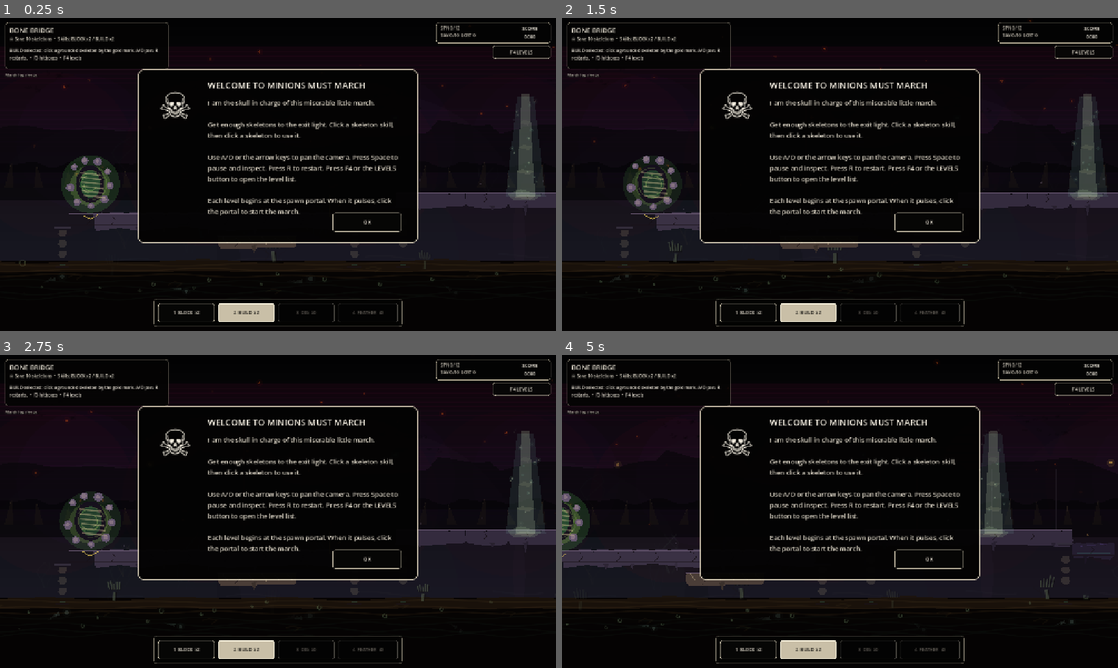
Above: before the commit, frames 1-4 (two rows, left to right).
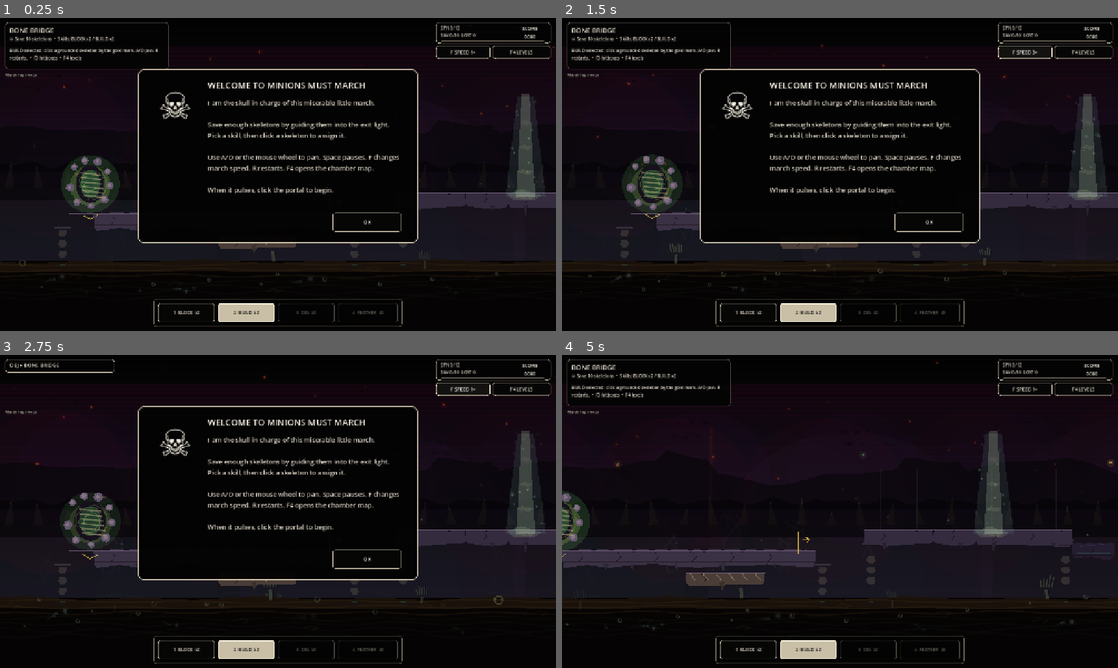
Above: after the commit, the same moments.

Repository: pwshfan1980h/minions-must-march
Game: Godot game, scene res://scenes/GameRoot.tscn
The game is run twice, just before and just after one commit, with the same random seed, the same clock (stepped at 60 frames per second) and the same inputs.
Inputs (mouse positions are in pixels of both pictures, inside the frame that each line leads up to):
- Up to frame 1 (0.25 s): no input
- Up to frame 2 (1.5 s): click (1023, 52) at 0.5 s, where only the run after the commit has a clickable "F SPEED 1×"; click (1023, 52) at 1.25 s, where only the run after the commit has a clickable "F SPEED 2×"
- Up to frame 3 (2.75 s): click (461, 389) at 2 s, where only the run after the commit has a clickable "F SPEED 3×"
- Up to frame 4 (5 s): click "OK" at 2.75 s; click "F4 LEVELS" at 3.5 s; tap Enter at 4.25 s; move the mouse to (650, 520) at 4.27 s; hold D from 4.28 s (still down); tap F at 4.35 s; click (650, 520) at 4.42 s; tap Space at 4.52, 4.82 s; tap R at 4.55 s

The runs differ from the first frame. In frame 1, 2.4% of the frame differs, in the area x 37-99%, y 7-64%; in frame 2, 3.0%; in frame 3, 3.7%; in frame 4, 11%, in the area x 24-99%, y 7-72%.

Commit message:
Expand campaign and polish gameplay

Diff:
--- a/scenes/ui/GameUI.tscn
+++ b/scenes/ui/GameUI.tscn
@@ -61,6 +61,23 @@
 offset_bottom = 40.0
 horizontal_alignment = 1
 text = "SCORE\n0000"
+
+[node name="RescueProgress" type="ProgressBar" parent="StatsPanel"]
+offset_left = 10.0
+offset_top = 42.0
+offset_right = 252.0
+offset_bottom = 50.0
+mouse_filter = 1
+show_percentage = false
+
+[node name="SpeedButton" type="Button" parent="."]
+offset_left = 1004.0
+offset_top = 64.0
+offset_right = 1128.0
+offset_bottom = 94.0
+focus_mode = 0
+tooltip_text = "March speed: 1× (F cycles)"
+text = "F SPEED 1×"
 
 [node name="LevelListToggleButton" type="Button" parent="."]
 offset_left = 1134.0
@@ -175,7 +192,7 @@
 offset_right = 606.0
 offset_bottom = 300.0
 autowrap_mode = 3
-text = "I am the skull in charge of this miserable little march.\n\nGet enough skeletons to the exit light. Click a skeleton skill, then click a skeleton to use it.\n\nUse A/D or the arrow keys to pan the camera. Press Space to pause and inspect. Press R to restart. Press F4 or the LEVELS button to open the level list.\n\nEach level begins at the spawn portal. When it pulses, click the portal to start the march."
+text = "I am the skull in charge of this miserable little march.\n\nSave enough skeletons by guiding them into the exit light. Pick a skill, then click a skeleton to assign it.\n\nUse A/D or the mouse wheel to pan. Space pauses. F changes march speed. R restarts. F4 opens the chamber map.\n\nWhen it pulses, click the portal to begin."
 
 [node name="TutorialOkButton" type="Button" parent="TutorialPopup"]
 offset_left = 448.0
--- a/scripts/core/game_root.gd
+++ b/scripts/core/game_root.gd
@@ -3,6 +3,7 @@
 const WORLD_WIDTH := 2400.0
 const VIEWPORT_WIDTH := 1280.0
 const CAMERA_PAN_SPEED := 520.0
+const CAMERA_WHEEL_STEP := 220.0
 
 @onready var level_controller: Node = $LevelController
 @onready var game_ui: CanvasLayer = $GameUI
@@ -24,6 +25,7 @@
 	game_ui.restart_requested.connect(level_controller.restart_level)
 	game_ui.level_selected.connect(level_controller.select_level)
 	game_ui.pause_toggled.connect(_toggle_pause_inspect)
+	game_ui.speed_requested.connect(_set_march_speed)
 	game_ui.job_selected.connect(_on_job_selected)
 	game_ui.update_stats(level_controller.get_stats())
 	_maybe_capture_screenshot()
@@ -37,17 +39,29 @@
 
 func _unhandled_input(event: InputEvent) -> void:
 	if event is InputEventKey and event.pressed and not event.echo:
-		if event.keycode == KEY_R:
-			level_controller.restart_level()
-		elif event.keycode == KEY_F3 and level_controller.has_method("toggle_debug_click_areas"):
+		if event.keycode == KEY_F3 and level_controller.has_method("toggle_debug_click_areas"):
 			var enabled: bool = level_controller.toggle_debug_click_areas()
 			print("Click-area debug: %s" % ("ON" if enabled else "OFF"))
-		elif event.keycode == KEY_SPACE:
-			_toggle_pause_inspect()
+	elif event is InputEventMouseButton and event.pressed:
+		if event.button_index == MOUSE_BUTTON_WHEEL_LEFT or event.button_index == MOUSE_BUTTON_WHEEL_UP:
+			_pan_camera(-CAMERA_WHEEL_STEP)
+		elif event.button_index == MOUSE_BUTTON_WHEEL_RIGHT or event.button_index == MOUSE_BUTTON_WHEEL_DOWN:
+			_pan_camera(CAMERA_WHEEL_STEP)
 
 func _toggle_pause_inspect() -> void:
 	get_tree().paused = not get_tree().paused
 	game_ui.set_pause_inspect(get_tree().paused)
+
+func _set_march_speed(multiplier: float) -> void:
+	Engine.time_scale = clampf(multiplier, 1.0, 3.0)
+
+func _exit_tree() -> void:
+	Engine.time_scale = 1.0
+
+func _pan_camera(amount: float) -> void:
+	var min_x := VIEWPORT_WIDTH / 2.0
+	var max_x := WORLD_WIDTH - VIEWPORT_WIDTH / 2.0
+	camera.position.x = clampf(camera.position.x + amount, min_x, max_x)
 
 func _update_camera_pan(delta: float) -> void:
 	var pan := 0.0
@@ -70,6 +84,9 @@
 	if delay <= 0.0:
 		delay = 1.5
 	await get_tree().create_timer(delay).timeout
+	# Capture only after the renderer finishes a frame. Reading the viewport from
+	# a process callback can otherwise produce partially updated UI bands on Metal.
+	await RenderingServer.frame_post_draw
 	var texture := get_viewport().get_texture()
 	if texture == null:
 		push_warning("Screenshot skipped: viewport texture unavailable")
--- a/scripts/core/level_controller.gd
+++ b/scripts/core/level_controller.gd
@@ -1,4 +1,6 @@
 extends Node2D
+
+const LevelState := preload("res://scripts/core/level_state.gd")
 
 signal stats_changed(stats: Dictionary)
 signal level_finished(success: bool, stats: Dictionary)
@@ -34,7 +36,12 @@
 	_emit_stats()
 
 func _process(_delta: float) -> void:
-	if not finished and minion_root.all_done():
+	if finished:
+		return
+	if _maximum_possible_rescues() < rescue_required:
+		event_logged.emit("Rescue target is no longer reachable")
+		_finish_level(false)
+	elif minion_root.all_done():
 		_finish_level(minion_root.rescued_count >= rescue_required)
 
 func restart_level() -> void:
@@ -76,7 +83,12 @@
 		"bonus_text": "Bonus: +100 saved, +50 unused bone, -25 lost",
 		"finished": finished,
 		"debug_click_areas": debug_click_areas,
+		"possible": _maximum_possible_rescues(),
 	}
+
+func _maximum_possible_rescues() -> int:
+	var waiting: int = maxi(0, minion_root.total_to_spawn - minion_root.spawned_count)
+	return minion_root.rescued_count + minion_root.active_count + waiting
 
 func _calculate_score() -> int:
 	var score: int = minion_root.rescued_count * 100 - minion_root.lost_count * 25
--- a/scripts/core/level_state.gd
+++ b/scripts/core/level_state.gd
@@ -134,6 +134,52 @@
 		"spawn_direction": 1,
 		"exit_position": Vector2(1265, 452),
 		"hint": "A taller reliquary: DIG the safe shaft, use FEATHER only if the scout misses the ledge, then turn and bridge the final cut.",
+	},
+	10: {
+		"name": "Gravebell Descent",
+		"biome": "ash_catacombs",
+		"terrain": "level_010",
+		"rescue_required": 9,
+		"minions": 12,
+		"spawn_interval": 0.78,
+		"blockers": 1,
+		"builders": 1,
+		"diggers": 1,
+		"spawn_position": Vector2(220, 260),
+		"spawn_direction": 1,
+		"exit_position": Vector2(1320, 340),
+		"hint": "Ring the lower route open with DIG, regroup on the landing, then BUILD up to the gravebell shelf.",
+	},
+	11: {
+		"name": "Ashen Switchback",
+		"biome": "ash_catacombs",
+		"terrain": "level_011",
+		"rescue_required": 9,
+		"minions": 12,
+		"spawn_interval": 0.74,
+		"blockers": 2,
+		"builders": 1,
+		"featherfalls": 1,
+		"spawn_position": Vector2(760, 260),
+		"spawn_direction": -1,
+		"exit_position": Vector2(1380, 340),
+		"hint": "Let the march drop left, BLOCK the lower cliff to reverse it, then BUILD toward the lantern. FEATHER can save the scout.",
+	},
+	12: {
+		"name": "The Last Lantern",
+		"biome": "ash_catacombs",
+		"terrain": "level_012",
+		"rescue_required": 10,
+		"minions": 14,
+		"spawn_interval": 0.70,
+		"blockers": 1,
+		"builders": 2,
+		"diggers": 1,
+		"featherfalls": 1,
+		"spawn_position": Vector2(200, 260),
+		"spawn_direction": 1,
+		"exit_position": Vector2(1580, 292),
+		"hint": "Finale: DIG into the procession hall, then BUILD both rising Styx cuts. Keep one BLOCK and FEATHER for recovery.",
 	},
 }
 
--- a/scripts/minions/minion_root.gd
+++ b/scripts/minions/minion_root.gd
@@ -1,4 +1,6 @@
 extends Node2D
+
+const LevelState := preload("res://scripts/core/level_state.gd")
 
 signal minion_spawned(minion: Node)
 signal minion_rescued(minion: Node)
@@ -56,6 +58,19 @@
 	spawn_position = cfg.get("spawn_position", spawn_position)
 	spawn_direction = float(cfg.get("spawn_direction", spawn_direction))
 	reset_spawner()
+	_select_first_available_job()
+
+func _select_first_available_job() -> void:
+	# Start each chamber on a skill the player can actually use. This matters on
+	# single-tool teaching maps such as Turn, You Fools and Bone Basement.
+	if builders_remaining > 0:
+		selected_job = "builder"
+	elif blockers_remaining > 0:
+		selected_job = "blocker"
+	elif diggers_remaining > 0:
+		selected_job = "digger"
+	elif featherfalls_remaining > 0:
+		selected_job = "featherfall"
 
 func _process(delta: float) -> void:
 	if not _spawn_started or _spawning_done:
--- a/scripts/objects/object_root.gd
+++ b/scripts/objects/object_root.gd
@@ -1,4 +1,6 @@
 extends Node2D
+
+const LevelState := preload("res://scripts/core/level_state.gd")
 
 signal minion_entered_exit(minion: Node)
 signal spawn_portal_clicked
--- a/scripts/terrain/terrain_root.gd
+++ b/scripts/terrain/terrain_root.gd
@@ -1,4 +1,6 @@
 extends Node2D
+
+const LevelState := preload("res://scripts/core/level_state.gd")
 
 const TILE_SIZE := 32
 const WORLD_WIDTH := 2400
@@ -39,6 +41,9 @@
 		"level_007": _build_level_007_terrain()
 		"level_008": _build_level_008_terrain()
 		"level_009": _build_level_009_terrain()
+		"level_010": _build_level_010_terrain()
+		"level_011": _build_level_011_terrain()
+		"level_012": _build_level_012_terrain()
 		_: _build_level_001_terrain()
 	_add_styx_death_area()
 	queue_redraw()
@@ -240,6 +245,59 @@
 	_add_solid(Rect2(1392, 416, 32, 160), Color("252222"), "ash_wall")
 	_add_solid(Rect2(1030, 340, 188, 22), Color("3a3144"), "chain")
 	_add_ash_catacombs_markers_at(Vector2(492, 236), [470.0, 1130.0, 1325.0])
+
+func _build_level_010_terrain() -> void:
+	# Gravebell Descent: an upper ash aisle teaches the player to identify the
+	# cracked plug under a moving crowd. The safe drop feeds a broad regrouping
+	# floor, followed by one natural builder-rise to the gravebell exit shelf.
+	_add_solid(Rect2(128, 288, 392, 32), Color("665c54"), "ash_floor")
+	_add_diggable_plug(Rect2(520, 288, 88, 32), Color("3c332f"))
+	_add_solid(Rect2(608, 288, 180, 32), Color("5a514c"), "ash_floor")
+	_add_solid(Rect2(96, 224, 32, 352), Color("252222"), "ash_wall")
+	_add_solid(Rect2(788, 224, 32, 224), Color("2b2828"), "ash_wall")
+
+	_add_solid(Rect2(408, 416, 480, 32), Color("443b38"), "lower_catacomb")
+	_add_solid(Rect2(376, 368, 32, 208), Color("252222"), "ash_wall")
+	_add_solid(Rect2(1000, 368, 424, 32), Color("241d2f"), "obsidian")
+	_add_solid(Rect2(1000, 400, 32, 176), Color("252222"), "ash_wall")
+	_add_solid(Rect2(1392, 400, 32, 176), Color("252222"), "ash_wall")
+	_add_solid(Rect2(1120, 492, 176, 22), Color("312827"), "lower_catacomb")
+	_add_ash_catacombs_markers_at(Vector2(564, 236), [450.0, 760.0, 1250.0])
+
+func _build_level_011_terrain() -> void:
+	# Ashen Switchback: the upper-left edge intentionally drops the left-facing
+	# march onto a lower runway. A blocker reverses the flow before the Styx edge;
+	# one builder then climbs the single gap to the lantern shelf.
+	_add_solid(Rect2(400, 288, 520, 32), Color("625a52"), "ash_floor")
+	_add_solid(Rect2(920, 224, 32, 224), Color("262323"), "ash_wall")
+	_add_crumbling_solid(Rect2(240, 416, 88, 32), Color("443b38"))
+	_add_solid(Rect2(328, 416, 572, 32), Color("443b38"), "lower_catacomb")
+	_add_solid(Rect2(1012, 368, 448, 32), Color("241d2f"), "obsidian")
+	_add_solid(Rect2(1012, 400, 32, 176), Color("252222"), "ash_wall")
+	_add_solid(Rect2(1428, 400, 32, 176), Color("252222"), "ash_wall")
+	_add_solid(Rect2(610, 506, 208, 22), Color("312827"), "lower_catacomb")
+	_add_ash_catacombs_markers_at(Vector2(286, 364), [350.0, 820.0, 1320.0])
+
+func _build_level_012_terrain() -> void:
+	# The Last Lantern combines the complete campaign vocabulary in one readable
+	# left-to-right finale: a controlled dig, a safe procession hall, and two
+	# consecutive builder pitches that rise toward the final uplight.
+	_add_solid(Rect2(128, 288, 360, 32), Color("665c54"), "ash_floor")
+	_add_diggable_plug(Rect2(488, 288, 88, 32), Color("3c332f"))
+	_add_solid(Rect2(576, 288, 184, 32), Color("5a514c"), "ash_floor")
+	_add_solid(Rect2(96, 224, 32, 352), Color("252222"), "ash_wall")
+	_add_solid(Rect2(760, 224, 32, 224), Color("2b2828"), "ash_wall")
+
+	_add_solid(Rect2(400, 416, 400, 32), Color("443b38"), "lower_catacomb")
+	_add_solid(Rect2(368, 368, 32, 208), Color("252222"), "ash_wall")
+	_add_solid(Rect2(912, 368, 280, 32), Color("342b3e"), "chain")
+	_add_solid(Rect2(912, 400, 32, 176), Color("252222"), "ash_wall")
+	_add_crumbling_solid(Rect2(1088, 368, 104, 32), Color("342b3e"))
+	_add_solid(Rect2(1304, 320, 420, 32), Color("241d2f"), "obsidian")
+	_add_solid(Rect2(1304, 352, 32, 224), Color("252222"), "ash_wall")
+	_add_solid(Rect2(1692, 352, 32, 224), Color("252222"), "ash_wall")
+	_add_solid(Rect2(1410, 472, 206, 22), Color("312827"), "lower_catacomb")
+	_add_ash_catacombs_markers_at(Vector2(532, 236), [450.0, 720.0, 1035.0, 1510.0])
 
 func _add_ash_catacombs_markers_at(sign_origin: Vector2, candle_xs: Array[float]) -> void:
 	var sign := Line2D.new()
--- /dev/null
+++ b/scripts/tools/capture_campaign_level.gd
@@ -0,0 +1,17 @@
+extends SceneTree
+
+const LevelState := preload("res://scripts/core/level_state.gd")
+const GAME_ROOT_SCENE := preload("res://scenes/GameRoot.tscn")
+
+func _initialize() -> void:
+	var requested := OS.get_environment("MMM_LEVEL").to_int()
+	LevelState.goto(requested if requested > 0 else 1)
+	var game_root := GAME_ROOT_SCENE.instantiate()
+	root.add_child(game_root)
+	if OS.get_environment("MMM_CAPTURE_PLAYFIELD") == "1":
+		call_deferred("_prepare_playfield_capture", game_root)
+
+func _prepare_playfield_capture(game_root: Node) -> void:
+	await process_frame
+	game_root.get_node("GameUI/TutorialPopup").hide()
+	game_root.get_node("LevelController/MinionRoot").start_spawning()
--- a/scripts/ui/game_ui.gd
+++ b/scripts/ui/game_ui.gd
@@ -1,9 +1,12 @@
 extends CanvasLayer
+
+const LevelState := preload("res://scripts/core/level_state.gd")
 
 signal restart_requested
 signal job_selected(job_id: String)
 signal level_selected(level_number: int)
 signal pause_toggled
+signal speed_requested(multiplier: float)
 
 @onready var job_bar: Panel = $JobBar
 @onready var mission_label: Label = $JobBar/MissionLabel
@@ -13,7 +16,9 @@
 @onready var stats_panel: Panel = $StatsPanel
 @onready var score_label: Label = $StatsPanel/ScoreLabel
 @onready var stats_label: Label = $StatsPanel/StatsLabel
+@onready var rescue_progress: ProgressBar = $StatsPanel/RescueProgress
 @onready var level_list_toggle_button: Button = $LevelListToggleButton
+@onready var speed_button: Button = $SpeedButton
 @onready var skill_dock: Panel = $SkillDock
 @onready var chamber_map: Panel = $ChamberMap
 @onready var chamber_title: Label = $ChamberMap/ChamberTitle
@@ -47,6 +52,8 @@
 var _objective_collapse_pending := false
 var _objective_collapse_elapsed := 0.0
 var _last_level_number := -1
+var _march_speed := 1
+static var tutorial_seen_this_session := false
 
 func _ready() -> void:
 	print("GameUI ready")
@@ -60,7 +67,13 @@
 	digger_button.pressed.connect(_select_digger)
 	featherfall_button.pressed.connect(_select_featherfall)
 	level_list_toggle_button.pressed.connect(_toggle_level_list)
+	speed_button.pressed.connect(_cycle_march_speed)
 	tutorial_ok_button.pressed.connect(_dismiss_tutorial_popup)
+	if tutorial_seen_this_session:
+		tutorial_popup.hide()
+	else:
+		tutorial_popup.show()
+		tutorial_seen_this_session = true
 	chamber_map.hide()
 	_populate_chamber_map()
 	_update_event_log()
@@ -90,6 +103,9 @@
 		stats.get("required", 0),
 		stats.get("lost", 0),
 	]
+	rescue_progress.max_value = maxi(1, int(stats.get("required", 1)))
+	rescue_progress.value = int(stats.get("rescued", 0))
+	rescue_progress.tooltip_text = "%d of %d required skeletons rescued" % [stats.get("rescued", 0), stats.get("required", 0)]
 
 	blocker_button.text = "1  BLOCK  x%d" % blockers_remaining
 	builder_button.text = "2  BUILD  x%d" % builders_remaining
@@ -220,6 +236,8 @@
 			pause_toggled.emit()
 		elif event.keycode == KEY_F4:
 			_toggle_level_list()
+		elif event.keycode == KEY_F:
+			_cycle_march_speed()
 
 func _dismiss_tutorial_popup() -> void:
 	tutorial_popup.hide()
@@ -227,6 +245,12 @@
 func _toggle_level_list() -> void:
 	chamber_map.visible = not chamber_map.visible
 	level_list_toggle_button.text = "F4 CLOSE" if chamber_map.visible else "F4 LEVELS"
+
+func _cycle_march_speed() -> void:
+	_march_speed = 1 if _march_speed >= 3 else _march_speed + 1
+	speed_button.text = "F SPEED %d×" % _march_speed
+	speed_button.tooltip_text = "March speed: %d× (F cycles)" % _march_speed
+	speed_requested.emit(float(_march_speed))
 
 func _select_blocker() -> void:
 	if blockers_remaining <= 0:
@@ -347,7 +371,11 @@
 		button.add_theme_stylebox_override("focus", StyleBoxEmpty.new())
 		button.alignment = HORIZONTAL_ALIGNMENT_CENTER
 	_style_utility_button(level_list_toggle_button)
+	_style_utility_button(speed_button)
 	_style_utility_button(tutorial_ok_button)
+	rescue_progress.show_percentage = false
+	rescue_progress.add_theme_stylebox_override("background", _panel_box(Color(0.04, 0.035, 0.03, 0.95), Color(0.36, 0.34, 0.30, 0.9), 1, 3))
+	rescue_progress.add_theme_stylebox_override("fill", _panel_box(Color("a6d77b"), Color("d9f0b0"), 1, 3))
 
 func _style_job_button(button: Button, selected: bool, disabled: bool) -> void:
 	var fill := Color(0.025, 0.024, 0.022, 0.94)
@@ -398,7 +426,7 @@
 
 func _make_spooky_font() -> SystemFont:
 	var font := SystemFont.new()
-	font.font_names = PackedStringArray(["Papyrus", "Chalkduster", "Marker Felt", "Georgia", "Times New Roman"])
+	font.font_names = PackedStringArray(["Copperplate", "Avenir Next Condensed", "Georgia", "Times New Roman"])
 	font.antialiasing = TextServer.FONT_ANTIALIASING_GRAY
 	return font
 
--- a/scripts/ui/title_screen.gd
+++ b/scripts/ui/title_screen.gd
@@ -1,4 +1,6 @@
 extends Node2D
+
+const LevelState := preload("res://scripts/core/level_state.gd")
 
 const GAME_ROOT_PATH := "res://scenes/GameRoot.tscn"
 const SCREEN_WIDTH := 1280
--- /dev/null
+++ b/tests/campaign_smoke_check.gd
@@ -0,0 +1,68 @@
+extends SceneTree
+
+const LevelState := preload("res://scripts/core/level_state.gd")
+const LEVEL_SCENE := preload("res://scenes/LevelController.tscn")
+const WORLD_BOUNDS := Rect2(0, 0, 2400, 720)
+
+func _initialize() -> void:
+	call_deferred("_run")
+
+func _run() -> void:
+	var levels := LevelState.all_levels()
+	if levels.size() != 12:
+		_fail("Expected 12 campaign levels, found %d" % levels.size())
+		return
+
+	for cfg in levels:
+		var number := int(cfg["number"])
+		LevelState.goto(number)
+		var level := LEVEL_SCENE.instantiate()
+		root.add_child(level)
+		await process_frame
+
+		var minions: Node = level.get_node("MinionRoot")
+		var terrain: Node = level.get_node("TerrainRoot")
+		var objects: Node = level.get_node("ObjectRoot")
+		if terrain.collision_rects.size() < 3:
+			_fail("L%03d has too little collision geometry" % number)
+			return
+		if minions.total_to_spawn != int(cfg["minions"]):
+			_fail("L%03d minion count did not load from campaign config" % number)
+			return
+		if int(cfg["rescue_required"]) > minions.total_to_spawn:
+			_fail("L%03d asks for more rescues than it spawns" % number)
+			return
+		if not WORLD_BOUNDS.has_point(cfg["spawn_position"]) or not WORLD_BOUNDS.has_point(cfg["exit_position"]):
+			_fail("L%03d spawn or exit lies outside the world" % number)
+			return
+		if not _has_nearby_platform(terrain.collision_rects, cfg["spawn_position"], 52.0):
+			_fail("L%03d spawn has no nearby landing platform" % number)
+			return
+		if not _has_nearby_platform(terrain.collision_rects, cfg["exit_position"], 52.0):
+			_fail("L%03d exit has no supporting platform" % number)
+			return
+		if objects.exit_area == null:
+			_fail("L%03d did not create an exit trigger" % number)
+			return
+		if int(cfg.get("diggers", 0)) > 0 and terrain.diggable_plugs.is_empty():
+			_fail("L%03d provides DIG but has no diggable floor" % number)
+			return
+
+		level.queue_free()
+		await process_frame
+		print("PASS L%03d %s" % [number, cfg["name"]])
+
+	print("PASS: all 12 campaign chambers boot with valid objectives, tools, spawn landings, and exits")
+	quit(0)
+
+func _has_nearby_platform(rects: Array, point: Vector2, vertical_tolerance: float) -> bool:
+	for rect: Rect2 in rects:
+		var x_near := point.x >= rect.position.x - 36.0 and point.x <= rect.end.x + 36.0
+		var y_near := absf(point.y - rect.position.y) <= vertical_tolerance
+		if x_near and y_near:
+			return true
+	return false
+
+func _fail(message: String) -> void:
+	push_error(message)
+	quit(1)
--- a/tests/digger_activation_check.gd
+++ b/tests/digger_activation_check.gd
@@ -1,5 +1,6 @@
 extends SceneTree
 
+const LevelState := preload("res://scripts/core/level_state.gd")
 const GAME_ROOT_SCENE := preload("res://scenes/GameRoot.tscn")
 const DIG_PLUG_RECT := Rect2(584, 320, 96, 32)
 
Not shown, added: scripts/tools/capture_campaign_level.gd.uid
Not shown, added: tests/campaign_smoke_check.gd.uid
Not shown, added: tests/digger_activation_check.gd.uid
Not shown, changed: README.md
Not shown, changed: scripts/tools/headless_feature_checks.py
